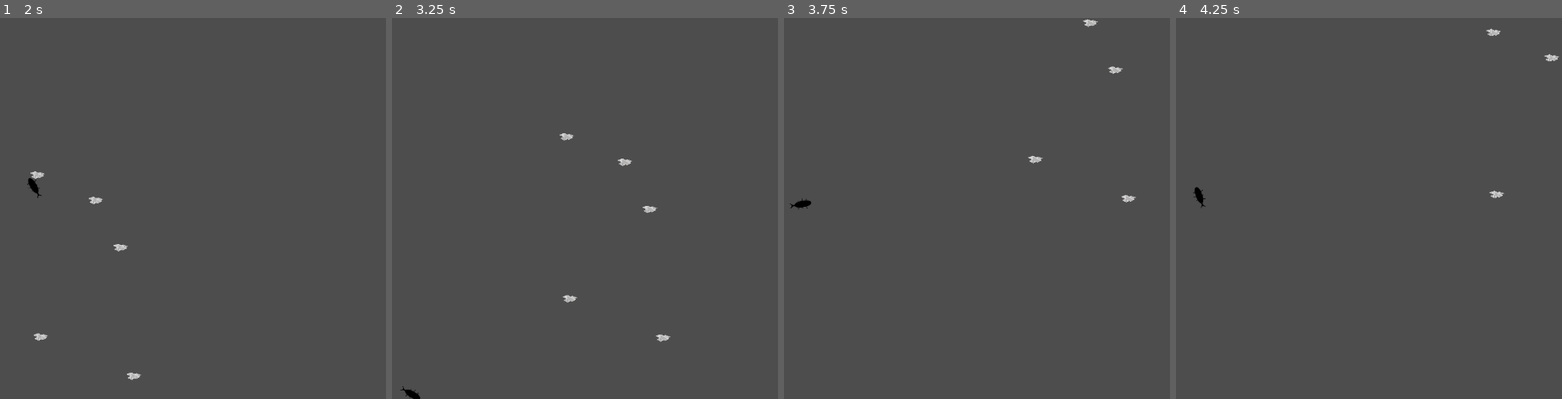
Above: before the commit, frames 1-4 (left to right).
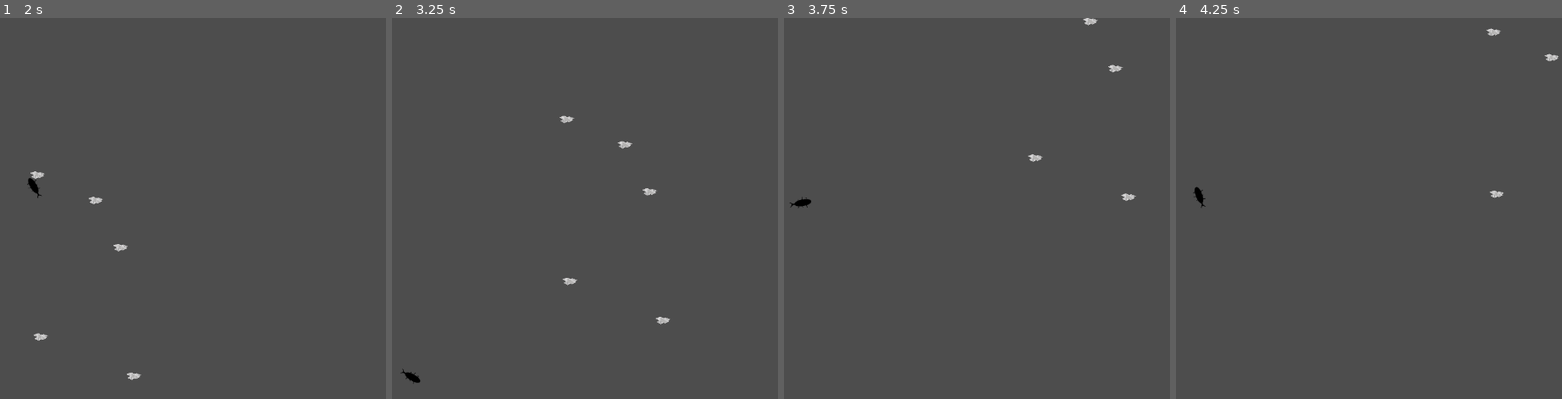
Above: after the commit, the same moments.

Repository: CarterHorton/starrrboard-HO
Game: Godot game, scene res://scenes/game.tscn
Two runs of this game, one before a commit and one after it. Both use one fixed random seed, a clock stepped at 60 frames per second and the inputs below.
Inputs:
- Up to frame 1 (2 s): tap Enter at 0.5 s; hold Right (rotate_right) 0.53-1.28 s; hold Down (move_backward) from 1.28 s (still down)
- Up to frame 2 (3.25 s): release Down (move_backward) at 2.03 s; hold Right (rotate_right) 2.03-2.78 s; hold Up (move_forward) from 2.78 s (still down)
- Up to frame 3 (3.75 s): release Up (move_forward) at 3.53 s; hold Left (rotate_left) from 3.53 s (still down)
- Up to frame 4 (4.25 s): keep holding Left (rotate_left)

Frame 1 is identical in both runs. In frame 2, 0.6% of the frame differs, in the area x 2-73%, y 25-100%; in frame 3, 0.2%; in frame 4, less than 0.1%.

Commit message:
Update script for Scraps

Diff:
--- a/starrrboard,-ho!/scenes/game.tscn
+++ b/starrrboard,-ho!/scenes/game.tscn
@@ -5,7 +5,7 @@
 [ext_resource type="PackedScene" uid="uid://cpq10lsr3g175" path="res://scenes/Scraps.tscn" id="3_lnu2h"]
 
 [node name="game" type="Node2D"]
-position = Vector2(640, 360)
+position = Vector2(642, 356)
 
 [node name="player" parent="." instance=ExtResource("1_uwrxv")]
 
--- a/starrrboard,-ho!/scripts/scraps.gd
+++ b/starrrboard,-ho!/scripts/scraps.gd
@@ -1,12 +1,26 @@
 extends CollisionObject2D
 
+# ----- Settings -----
+@export var scrapSpeed: float = 40.0 # Variable speed controler
+@export var maxVals: Vector2 = Vector2(1280,720) # Maximum value numbers
+@export var minVals: Vector2 = Vector2(0,0) # Minumum value numbers
+# ----- Variables ------
+var target: Vector2 # Refrence variable for where the peice is going
+var rng = RandomNumberGenerator.new() # OS time to create random ints
 
-
+# This function creates a random vector and assigns it to target variable
+func pickTarget() -> void:
+	target = Vector2(
+		rng.randf_range(minVals.x, maxVals.x),
+		rng.randf_range(minVals.y, maxVals.y)
+	)
+	# Print the location to terminal
+	print("Target is: ", target)
 
 
 func _on_ready() -> void:
-	# Get the current position x and y
-
+	rng.randomize() # Instanciate a random capture
+	pickTarget() # Pick a target to approach
 	# Note: The below should be made into a function at some point
 	# Pick a random x value on the given plane
 
